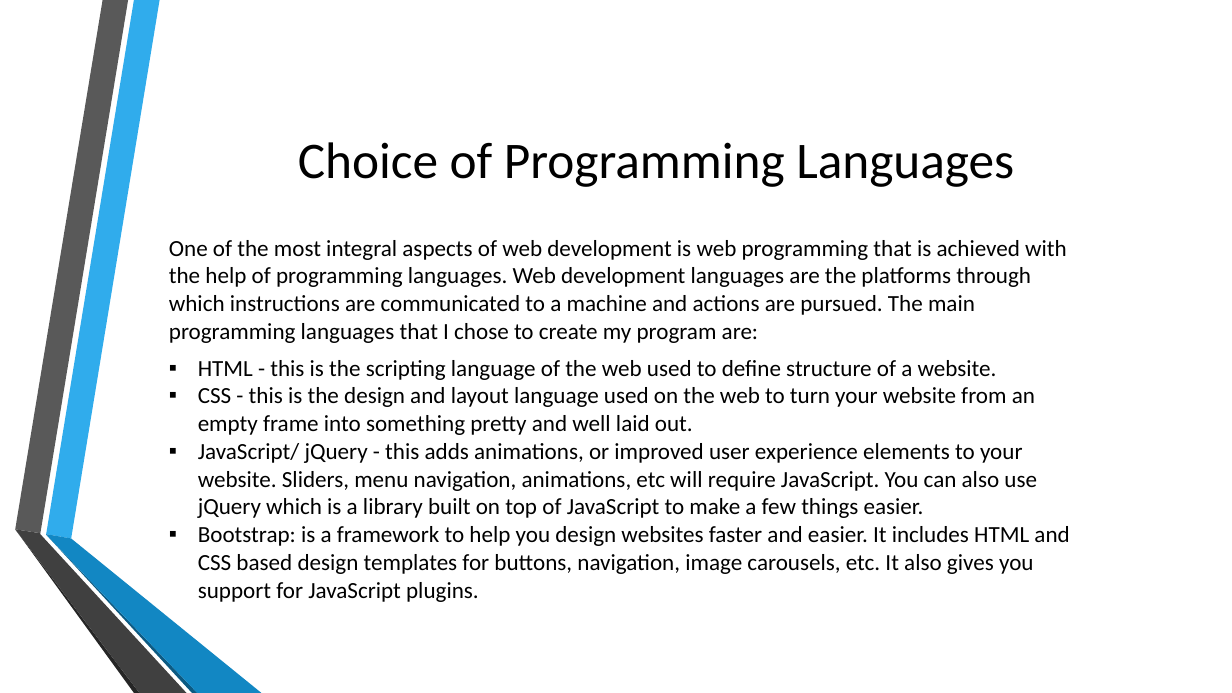
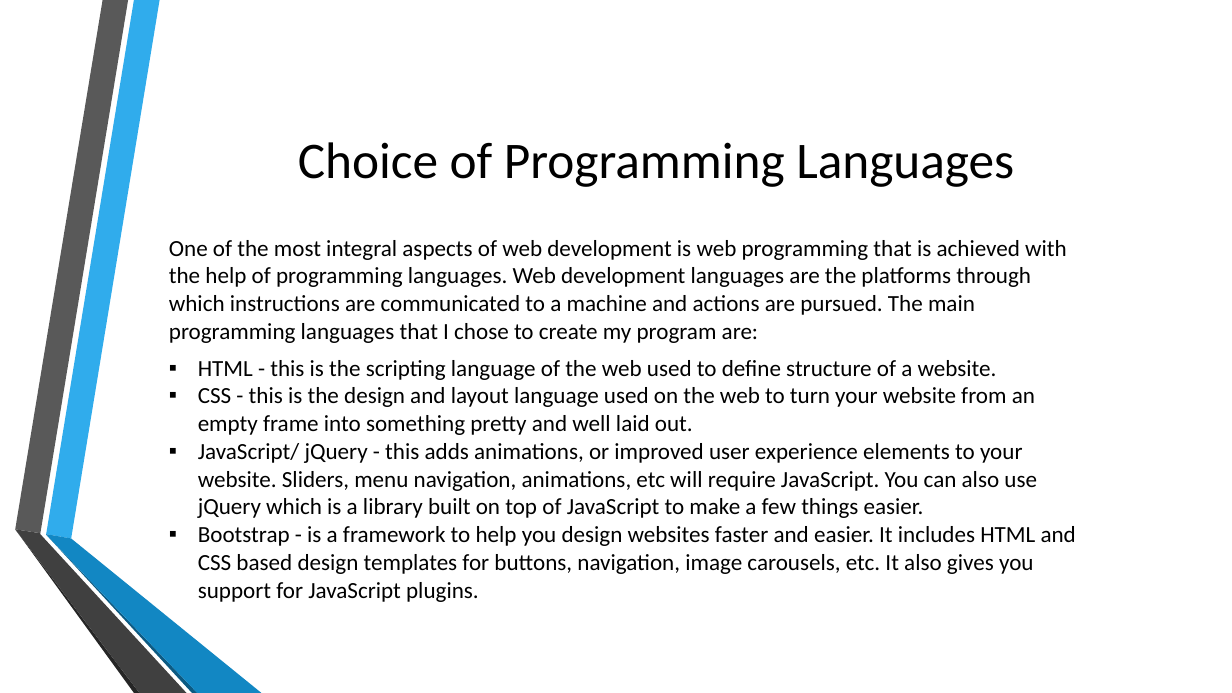
Before and after one commit to estebanlv/EPQ-Website-Project, a slide deck: slide 3 of Documents/Official Documents/Development Presentation.pptx. Drawn at 1232x693 pixels with LibreOffice and Linux fonts; fonts in the diff are those of the drawing; background and template pictures are left out. Boxes give left, top, right and bottom in pixels: in the first picture for what was removed or moved away, otherwise in the second. Text is boxed around its words. In the diff, an @@ line names an element or a change of style, - is before the commit and + after.

```diff
--- a/Documents/Official Documents/Development Presentation.pptx
+++ b/Documents/Official Documents/Development Presentation.pptx
@@ text at bbox=[198, 526, 1076, 602]: text changed @@
-▪ Bootstrap: is a framework to help you design websites faster and easier. It includes HTML and CSS based design templates for buttons, navigation, image carousels, etc. It also gives you support for JavaScript plugins.
+▪ Bootstrap - is a framework to help you design websites faster and easier. It includes HTML and CSS based design templates for buttons, navigation, image carousels, etc. It also gives you support for JavaScript plugins.
```
Also in this commit, not shown: 2 other slides changed.
